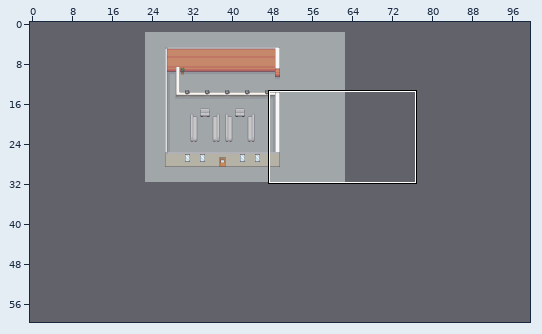
An edit to a level. Tiled map, resources/defaultmap.tmx. Above: a wide view before the commit, with the close-up outlined.
Close-up. Before the commit:
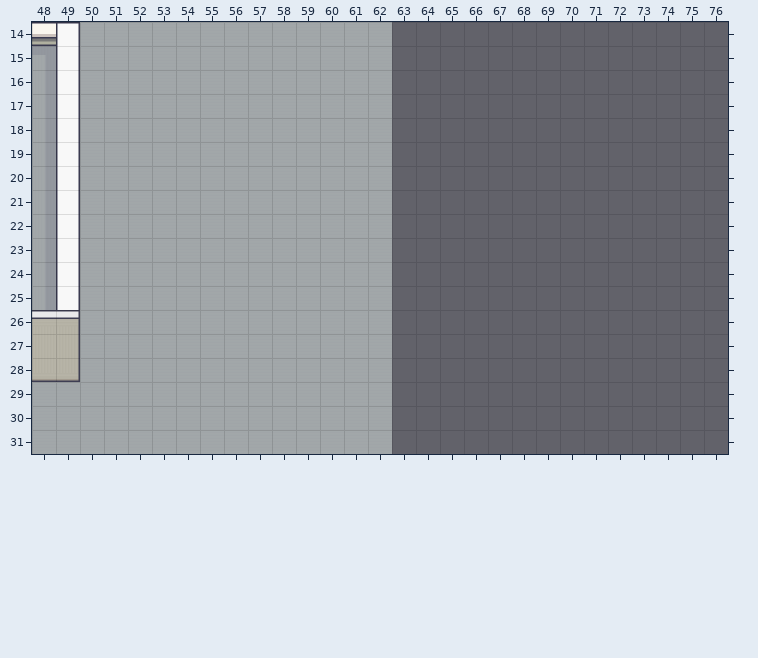
Cells are 32x32 px. Shown: x 48..76, y 14..31. The commit also changed other parts of the map, which this record leaves out. The old version is drawn lined up with the new one.
And afterwards:
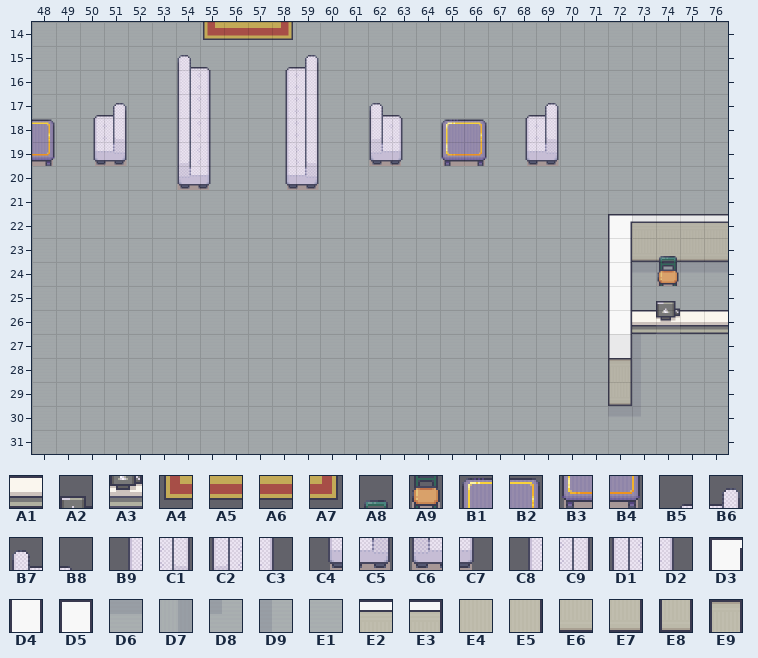
Key: from "MyTerrain": A1 129, A2 131, A3 147, A4 279, A5 280, A6 281, A7 282, A8 560, A9 576, B1 741, B2 742, B3 757, B4 758, B5 1283, B6 1284, B7 1285, B8 1286, B9 1299, C1 1300, C2 1301, C3 1302, C4 1315, C5 1316, C6 1317, C7 1318, C8 1331, C9 1332, D1 1333, D2 1334; from "MyTerrain2": D3 16, D4 32, D5 33, D6 199, D7 199 turned 90, D8 200, D9 215, E1 216, E2 324, E3 325, E4 328, E5 329, E6 341, E7 342, E8 343, E9 343 turned 180.
__ is an empty cell.
Difference:
map size 40x30 -> 100x60 cells (old content now starts at 23,2; both pictures use the new coordinates)
Layer "Ground":
Tile D4 is added in row 27 at x 72.
Tile D6 is added in row 24 at x 73 to 76; in row 30 at x 72.
Tile D8 is added in row 30 at x 73.
Tile D9 is added in rows 27 to 29 at x 73.
Tile E1 replaces tile D7 in rows 18 to 19 at x 48.
Tile E1 replaces tile E2 in row 26 at x 48.
Tile E1 replaces tile E3 in row 26 at x 49.
Tile E1 replaces tile E4 in row 27 at x 48.
Tile E1 replaces tile E5 in row 27 at x 49.
Tile E1 replaces tile E6 in row 28 at x 48.
Tile E1 replaces tile E7 in row 28 at x 49.
Tile E1 is added in rows 14 to 21 at x 63 to 76; in rows 22 to 24 at x 63 to 71; in row 25 at x 63 to 71 and 73 to 76; in row 26 at x 63 to 71; in rows 27 to 30 at x 63 to 71 and 74 to 76; in row 31 at x 63 to 76.
Tile E2 is added in row 22 at x 73 to 76.
Tile E6 is added in row 23 at x 73 to 76.
Tile E8 is added in row 29 at x 72.
Tile E9 is added in row 28 at x 72.
Layer "World":
Tile A1 is added in row 26 at x 73 and 75 to 76.
Tile A2 is added in row 25 at x 74.
Tile A3 is added in row 26 at x 74.
Tile A4 is added in row 14 at x 55.
Tile A5 is added in row 14 at x 56.
Tile A6 is added in row 14 at x 57.
Tile A7 is added in row 14 at x 58.
Tile A8 is added in row 23 at x 74.
Tile A9 is added in row 24 at x 74.
Tile B1 is added in row 18 at x 65.
Tile B2 is added in row 18 at x 48 and 66.
Tile B3 is added in row 19 at x 65.
Tile B4 is added in row 19 at x 48 and 66.
Tile B5 is added in row 15 at x 58; in row 17 at x 50 and 68.
Tile B6 is added in row 15 at x 59; in row 17 at x 51 and 69.
Tile B7 is added in row 15 at x 54; in row 17 at x 62.
Tile B8 is added in row 15 at x 55; in row 17 at x 63.
Tile B9 is added in row 18 at x 50 and 68.
Tile C1 is added in row 18 at x 51 and 69; in row 19 at x 59.
Tile C2 is added in row 18 at x 62; in row 19 at x 54.
Tile C3 is added in row 18 at x 63.
Tile C4 is added in row 19 at x 50 and 68; in row 20 at x 58.
Tile C5 is added in row 19 at x 51 and 69; in row 20 at x 59.
Tile C6 is added in row 19 at x 62; in row 20 at x 54.
Tile C7 is added in row 19 at x 63; in row 20 at x 55.
Tile C8 is added in rows 16 to 19 at x 58.
Tile C9 is added in rows 16 to 18 at x 59.
Tile D1 is added in rows 16 to 18 at x 54.
Tile D2 is added in rows 16 to 19 at x 55.
Tile D3 is added in row 22 at x 72.
Tile D4 is added in rows 23 to 26 at x 72.
Tile A1 is removed in row 14 at x 48.
Tile D4 is removed in rows 15 to 25 at x 49.
Tile D5 is removed in row 14 at x 49.
Where, in picture pixels (left, top, right, bottom), the same in both close-ups:
changed: (32, 22, 127, 382)
added: (177, 22, 319, 190)
added: (369, 22, 728, 454)
